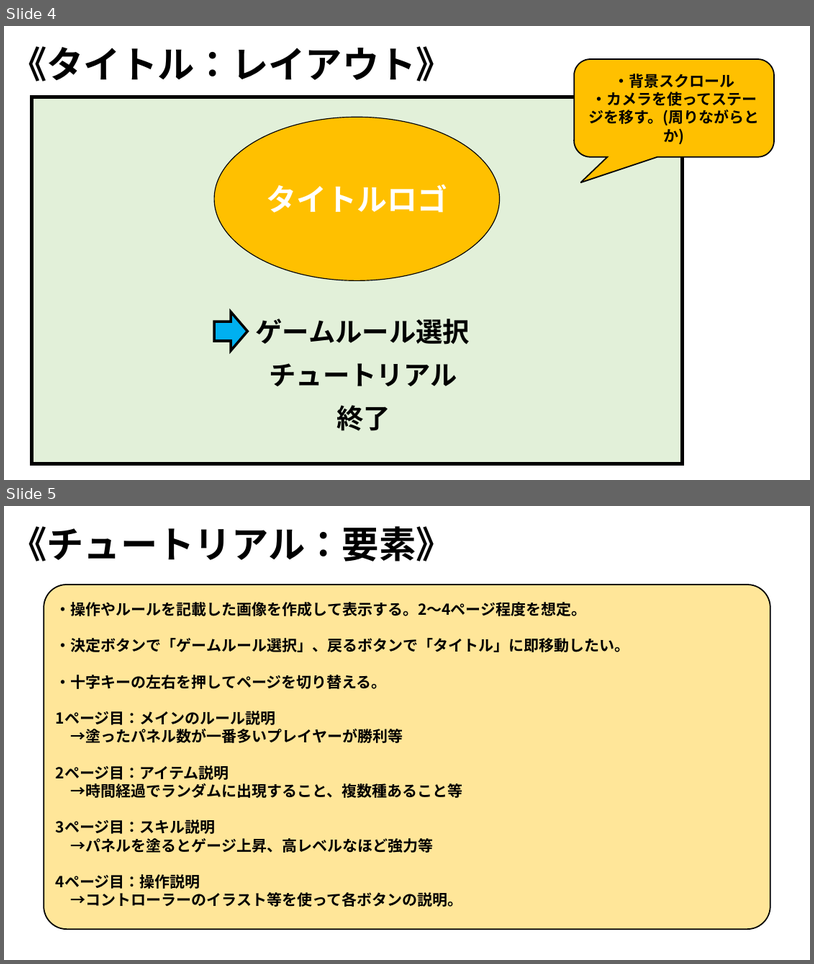
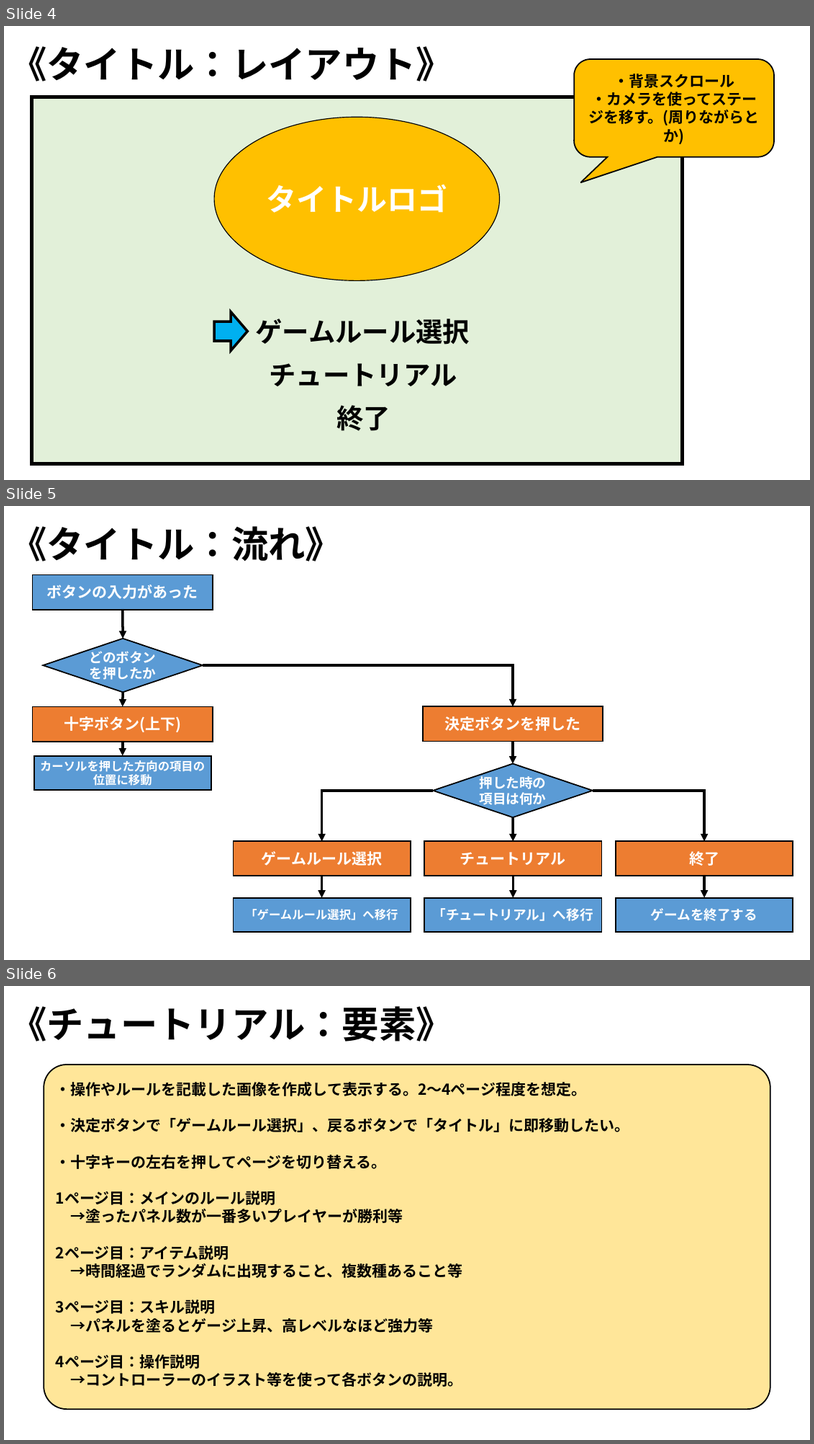
Before and after one commit to ARITA-MEIGEN/C-Team001, a slide deck: data/GS3_チーム2_仕様書.pptx. Shown one above the other, each under a label of ours: slides 4 and 5 before the commit, slides 4, 5 and 6 after it. The pictures are 814x964 and 814x1444 pixels, drawn with LibreOffice and Linux fonts; fonts in the diff are those of the drawing; background and template pictures are left out. Boxes give left, top, right and bottom in pixels: in the first picture for what was removed or moved away, otherwise in the second. Text is boxed around its words. In the diff, an @@ line names an element or a change of style, - is before the commit and + after.

```diff
--- a/data/GS3_チーム2_仕様書.pptx
+++ b/data/GS3_チーム2_仕様書.pptx
@@ slide 5 added at (4, 506, 810, 960), background picture (left out) @@
@@ text added at (10, 526, 342, 561), 44 pt, text #000000, bold @@
+《タイトル：流れ》
@@ rectangle added at (32, 575, 213, 610), fill #5B9BD5, outline #000000 1.5 pt, 18 pt, text #FFFFFF, bold @@
+ボタンの入力があった
@@ arrow added from (123, 610) to (124, 638), #000000 3 pt @@
@@ diamond added at (44, 638, 203, 692), fill #5B9BD5, outline #000000 1.5 pt, 16 pt, text #FFFFFF, bold @@
+どのボタンを押したか
@@ elbow arrow added from (203, 665) to (513, 706), #000000 3 pt @@
@@ arrow added from (124, 692) to (123, 707), #000000 3 pt @@
@@ rectangle added at (32, 707, 213, 741), fill #ED7D31, outline #000000 1.5 pt, 18 pt, text #FFFFFF, bold @@
+十字ボタン(上下)
@@ rectangle added at (423, 706, 604, 741), fill #ED7D31, outline #000000 1.5 pt, 18 pt, text #FFFFFF, bold @@
+決定ボタンを押した
@@ arrow added from (123, 741) to (123, 756), #000000 3 pt @@
@@ arrow added from (513, 741) to (513, 764), #000000 3 pt @@
@@ rectangle added at (34, 756, 211, 790), fill #5B9BD5, outline #000000 1.5 pt, 14 pt, text #FFFFFF, bold @@
+カーソルを押した方向の項目の位置に移動
@@ diamond added at (434, 764, 593, 818), fill #5B9BD5, outline #000000 1.5 pt, 16 pt, text #FFFFFF, bold @@
+押した時の項目は何か
@@ elbow arrow added from (434, 790) to (322, 841), #000000 3 pt @@
@@ elbow arrow added from (593, 790) to (705, 841), #000000 3 pt @@
@@ arrow added from (513, 817) to (513, 841), #000000 3 pt @@
@@ rectangle added at (233, 841, 411, 875), fill #ED7D31, outline #000000 1.5 pt, 18 pt, text #FFFFFF, bold @@
+ゲームルール選択
@@ rectangle added at (425, 841, 602, 875), fill #ED7D31, outline #000000 1.5 pt, 18 pt, text #FFFFFF, bold @@
+チュートリアル
@@ rectangle added at (616, 841, 793, 875), fill #ED7D31, outline #000000 1.5 pt, 18 pt, text #FFFFFF, bold @@
+終了
@@ arrow added from (322, 875) to (322, 898), #000000 3 pt @@
@@ arrow added from (513, 875) to (513, 898), #000000 3 pt @@
@@ arrow added from (705, 875) to (705, 898), #000000 3 pt @@
@@ rectangle added at (233, 898, 411, 932), fill #5B9BD5, outline #000000 1.5 pt, 14 pt, text #FFFFFF, bold @@
+「ゲームルール選択」へ移行
@@ rectangle added at (425, 898, 602, 932), fill #5B9BD5, outline #000000 1.5 pt, 16 pt, text #FFFFFF, bold @@
+「チュートリアル」へ移行
@@ rectangle added at (616, 898, 793, 932), fill #5B9BD5, outline #000000 1.5 pt, 16 pt, text #FFFFFF, bold @@
+ゲームを終了する
@@ what was slide 5 is now slide 6 @@
```
Also in this commit, not shown: 3 slides changed, 5 other slides added.
